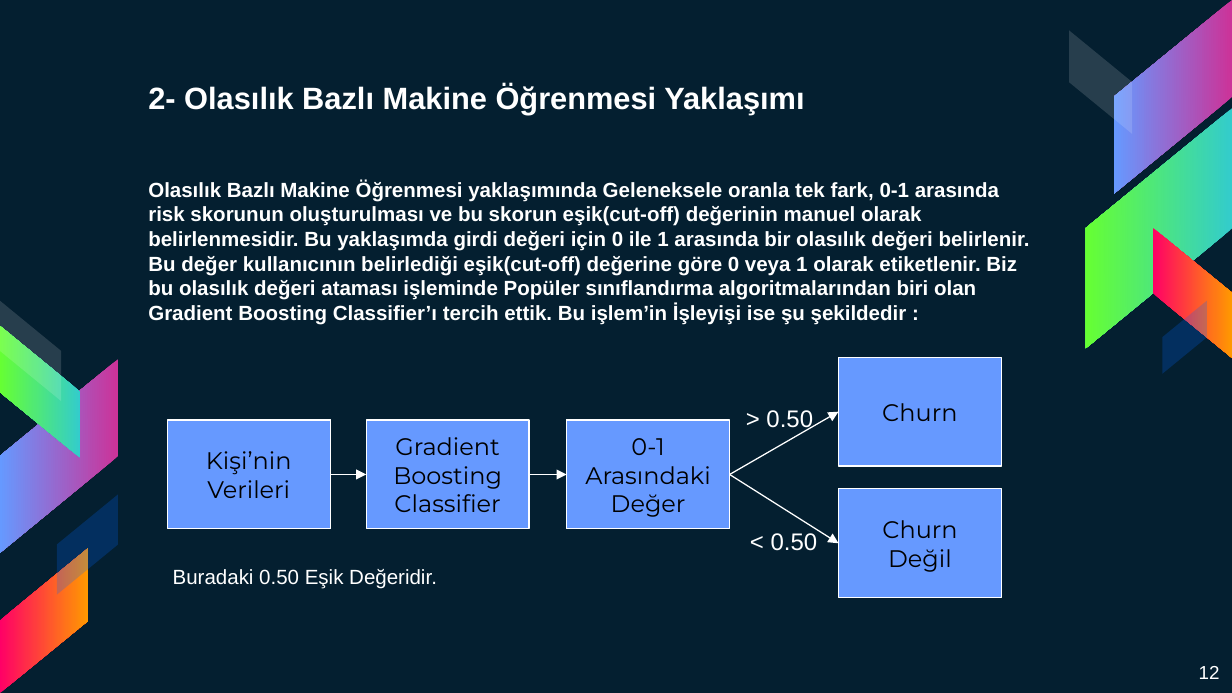
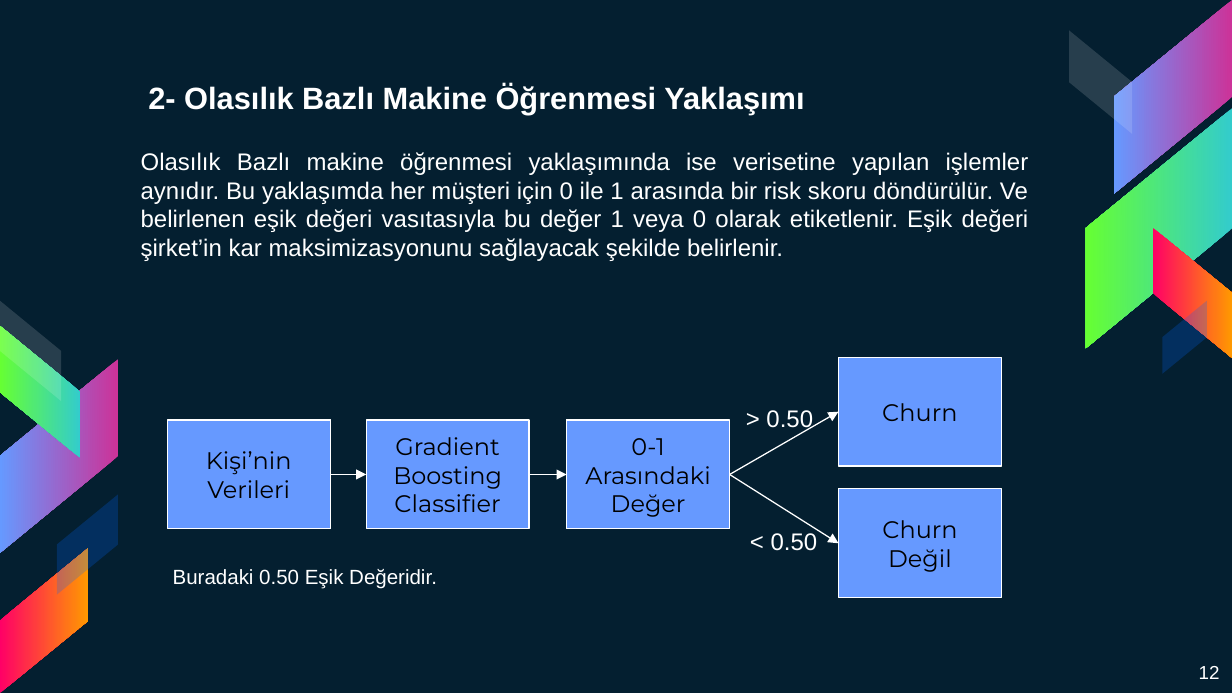
Before and after one commit to brokt/Detective-Churn, a slide deck: slide 12 of Presentation/Detective Churn Sunum.pptx. Drawn at 1232x693 pixels with LibreOffice and Linux fonts; fonts in the diff are those of the drawing. Boxes give left, top, right and bottom in pixels: in the first picture for what was removed or moved away, otherwise in the second. Text is boxed around its words. In the diff, an @@ line names an element or a change of style, - is before the commit and + after.

```diff
--- a/Presentation/Detective Churn Sunum.pptx
+++ b/Presentation/Detective Churn Sunum.pptx
@@ text at <box>141,152,1029,261</box>: text changed; size 12 to 14 pt; bold off @@
-Olasılık Bazlı Makine Öğrenmesi yaklaşımında Geleneksele oranla tek fark, 0-1 arasında risk skorunun oluşturulması ve bu skorun eşik(cut-off) değerinin manuel olarak belirlenmesidir. Bu yaklaşımda girdi değeri için 0 ile 1 arasında bir olasılık değeri belirlenir. Bu değer kullanıcının belirlediği eşik(cut-off) değerine göre 0 veya 1 olarak etiketlenir. Biz bu olasılık değeri ataması işleminde Popüler sınıflandırma algoritmalarından biri olan Gradient Boosting Classifier’ı tercih ettik. Bu işlem’in İşleyişi ise şu şekildedir :
+Olasılık Bazlı makine öğrenmesi yaklaşımında ise verisetine yapılan işlemler aynıdır. Bu yaklaşımda her müşteri için 0 ile 1 arasında bir risk skoru döndürülür. Ve belirlenen eşik değeri vasıtasıyla bu değer 1 veya 0 olarak etiketlenir. Eşik değeri şirket’in kar maksimizasyonunu sağlayacak şekilde belirlenir.
```
Also in this commit, not shown: 12 other slides changed, 2 slides added, 2 slides removed.
